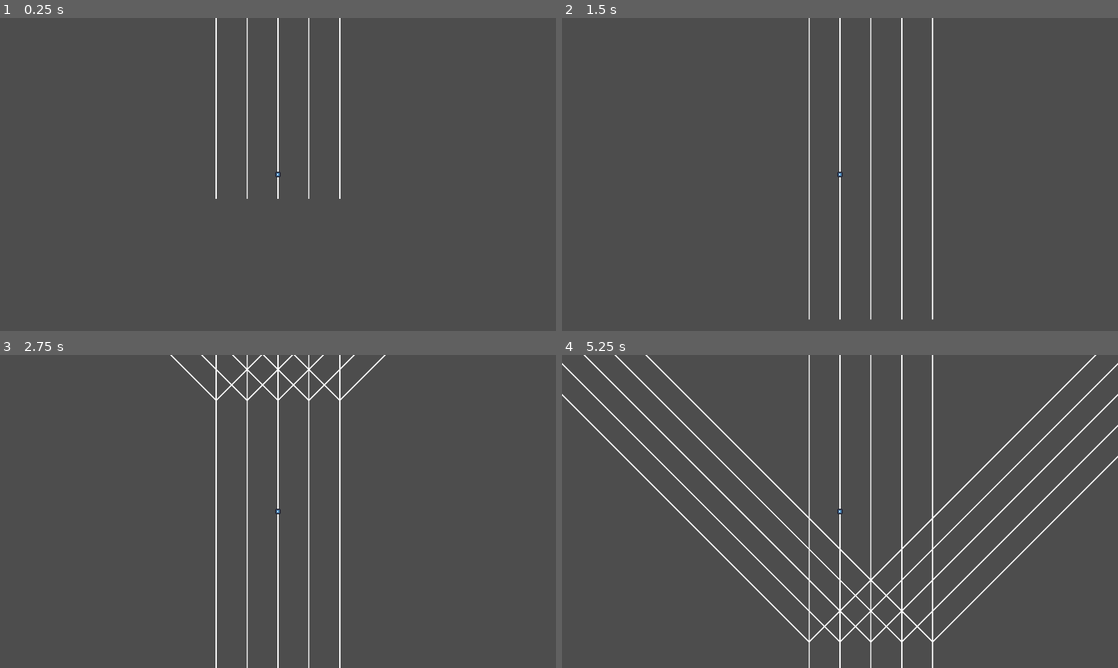
Above: before the commit, frames 1-4 (two rows, left to right).
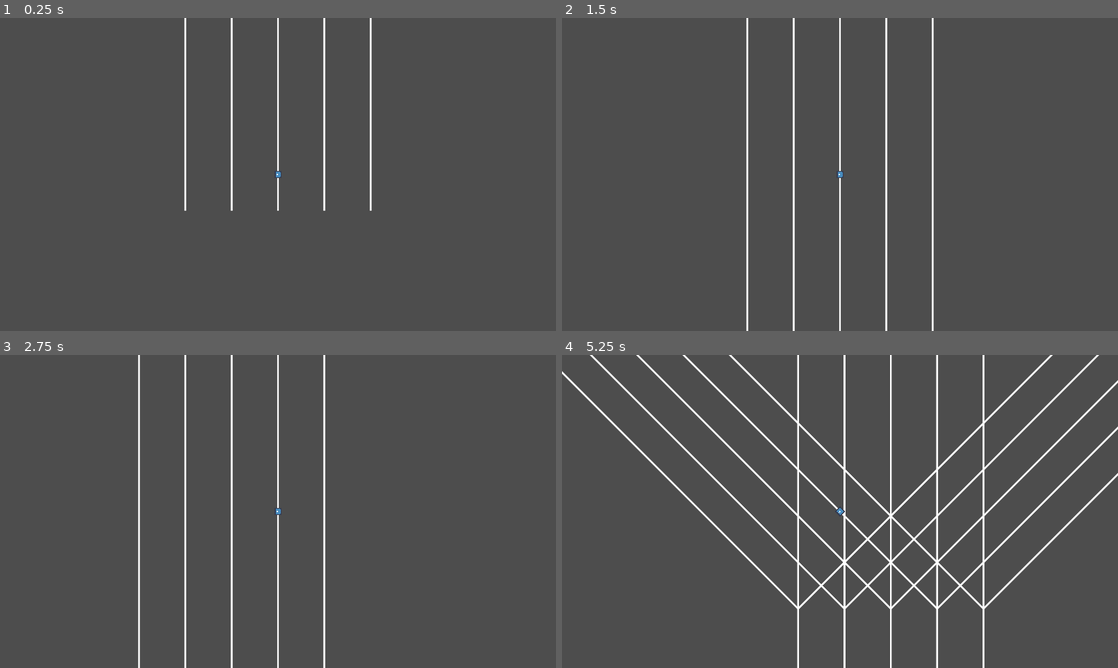
Above: after the commit, the same moments.

Repository: elpozewaunig/LanLinerReconciliation
Game: Godot game, scene res://scenes/main.tscn
Two runs of this game, one before a commit and one after it. Both use one fixed random seed, a clock stepped at 60 frames per second and the inputs below. The engine's default icon, where the game draws it, is replaced by a stand-in: a white triangle on a blue panel in a dark square.
Inputs:
- Up to frame 1 (0.25 s): no input
- Up to frame 2 (1.5 s): tap Enter at 0.5 s; hold Right (ui_right) 0.53-1.28 s; tap Space at 1.25 s; hold Left (ui_left) from 1.28 s (still down)
- Up to frame 3 (2.75 s): tap Enter at 2 s; release Left (ui_left) at 2.03 s; hold Right (ui_right) from 2.03 s (still down)
- Up to frame 4 (5.25 s): release Right (ui_right) at 2.78 s; hold Up (ui_up) 2.78-3.53 s; hold Left (ui_left) from 3.53 s (still down)

The runs differ from the first frame. In frame 1, 1.5% of the frame differs, in the area x 33-67%, y 0-62%; in frame 2, 2.1%; in frame 3, 3.1%; in frame 4, 10%, in the area x 0-100%, y 0-100%.

Commit message:
Allow player to make branch choices

Diff:
--- a/scenes/main.tscn
+++ b/scenes/main.tscn
@@ -1,15 +1,10 @@
-[gd_scene load_steps=4 format=3 uid="uid://x46ieo2mb8a3"]
+[gd_scene load_steps=3 format=3 uid="uid://x46ieo2mb8a3"]
 
 [ext_resource type="Script" path="res://scripts/GameManager.gd" id="1_3rm6l"]
 [ext_resource type="Script" path="res://scenes/PathBuilder.gd" id="5_ej3e2"]
-
-[sub_resource type="Curve2D" id="Curve2D_smu8e"]
 
 [node name="GameManager" type="Node2D"]
 script = ExtResource("1_3rm6l")
 
 [node name="PathBuilder" type="Node2D" parent="."]
 script = ExtResource("5_ej3e2")
-
-[node name="Path2D" type="Path2D" parent="."]
-curve = SubResource("Curve2D_smu8e")
--- a/scripts/GameManager.gd
+++ b/scripts/GameManager.gd
@@ -1,8 +1,6 @@
 extends Node2D
 
 @onready var player_scene = preload("res://scenes/player.tscn")
-
-var tick_speed = 1
 
 # Called when the node enters the scene tree for the first time.
 func _ready():
--- a/scripts/Player.gd
+++ b/scripts/Player.gd
@@ -4,11 +4,14 @@
 @onready var camera = $Camera2D
 @onready var paths = game_manager.get_node("root")
 
-var speed = 500
+@export var speed : int = 500
 var zoom_fact = 0.001
-var current_lane = 1
+var tick_speed = 1
 
 var lane_count = 0
+var current_lane = 0
+
+var branch_choice = null
 
 # Called when the node enters the scene tree for the first time.
 func _ready():
@@ -17,44 +20,84 @@
 		lane_count += 1
 
 	# Set player to center lane, placing it on the lane's first path
-	reparent(paths.get_child(lane_count/2).get_child(0))
+	current_lane = lane_count/2
+	reparent(paths.get_child(current_lane).get_child(0))
 
 
 # Called every frame. 'delta' is the elapsed time since the previous frame.
 func _process(delta):
-	# Switch to left or right lane on input
-	if Input.is_action_just_pressed("ui_left"):
-		if current_lane > 0:
-			current_lane -= 1
-			switch_lane(current_lane)
-
-	if Input.is_action_just_pressed("ui_right"):
-		if current_lane < lane_count - 1:
-			current_lane += 1
-			switch_lane(current_lane)
-
 	# Calculate progress along path according to speed
-	var change = delta * speed * game_manager.tick_speed
+	var change = delta * speed * tick_speed
 	var change_ratio  = change / get_parent().curve.get_baked_length()
 
-	# If progress would exceed current path, reparent to its child "SChild"
+	var branches = {}
+
+	# If progress nears the current path's end, slow down
+	if progress_ratio > 0.75 and branch_choice == null:
+		tick_speed -= delta
+		if tick_speed < 0.3:
+			tick_speed = 0.3
+
+		# Get all currently available branches
+		var branch_layer = get_parent()
+		for branch in branch_layer.get_children():
+			if branch is Path2D:
+				branches[branch.name] = branch
+
+		# Set the branch to proceed to based on input
+		if Input.is_action_just_pressed("ui_up") and branches.has("SChild"):
+			branch_choice = branches["SChild"]
+		elif Input.is_action_just_pressed("ui_left") and branches.has("LChild"):
+			branch_choice = branches["LChild"]
+		elif Input.is_action_just_pressed("ui_right") and branches.has("RChild"):
+			branch_choice = branches["RChild"]
+
+	# Speed back up
+	else:
+		tick_speed += delta
+		if  tick_speed > 1:
+			tick_speed = 1
+
+
+	# If progress would exceed current path, reparent to the chosen branch
 	if progress_ratio + change_ratio >= 1:
-		var next_path = get_parent().get_node_or_null("SChild")
+		# If the player made a choice
+		if branch_choice != null:
+			progress += change
+			reparent(branch_choice)
+			progress_ratio -= 1
 
-		# If there is another path to continue to, reparent
-		if next_path:
+		# If the player hasn't made a choice, but there is a straight path
+		elif branches.size() > 0:
 			progress += change
-			reparent(next_path)
+			reparent(branches["SChild"])
 			progress_ratio -= 1
+
+		# There are no further branches
 		else:
 			pass
+
+		# Reset choice, game can resume normally
+		branch_choice = null
+
 	else:
 		# Increase progress normally
 		progress += change
 
 	# Adjust camera zoom according to speed
-	camera.zoom.x = 1 / (speed * game_manager.tick_speed * zoom_fact + 1)
-	camera.zoom.y = 1 / (speed * game_manager.tick_speed * zoom_fact + 1)
+	camera.zoom.x = 1 / (speed * zoom_fact + 0.5) * tick_speed
+	camera.zoom.y = 1 / (speed * zoom_fact + 0.5) * tick_speed
+
+	# Switch to left or right lane on input
+	if Input.is_action_just_pressed("ui_left") and branch_choice == null:
+		if current_lane > 0:
+			current_lane -= 1
+			switch_lane(current_lane)
+
+	if Input.is_action_just_pressed("ui_right") and branch_choice == null:
+		if current_lane < lane_count - 1:
+			current_lane += 1
+			switch_lane(current_lane)
 
 # Reparents the player to another lane
 func switch_lane(index):
